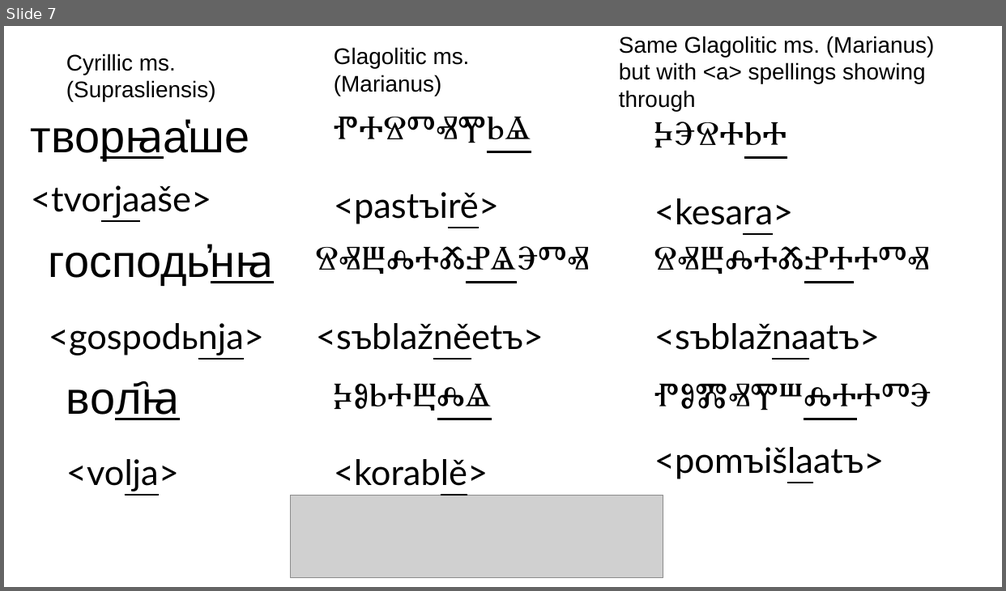
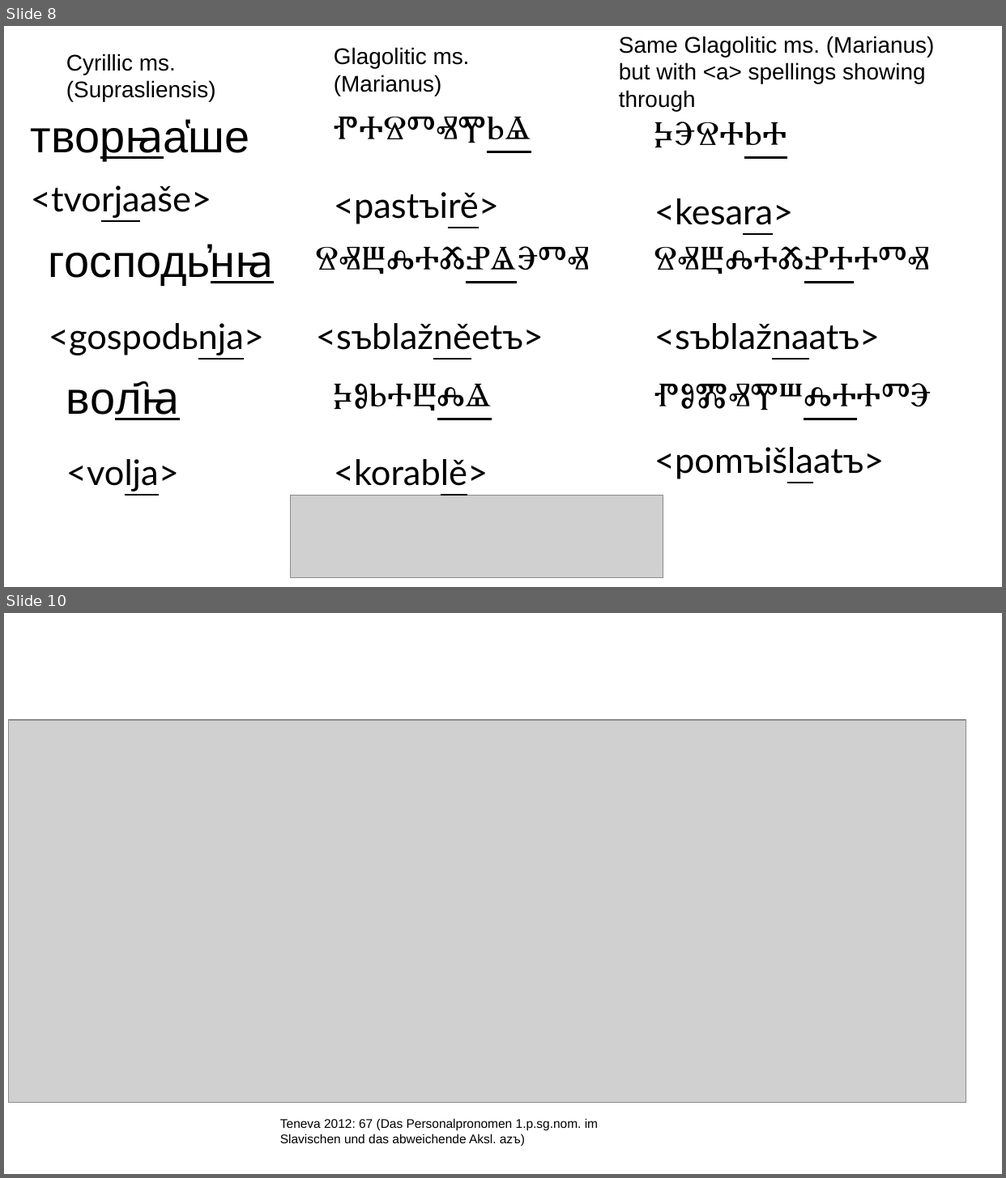
Before and after one commit to 12401453/torot_2023, a slide deck: presentation/thesis_workshop_slides.odp. Shown one above the other, each under a label of ours: slide 7 before the commit, slides 8 and 10 after it; the slides between them are not shown. The pictures are 1006x591 and 1006x1178 pixels, drawn with LibreOffice and Linux fonts; fonts in the diff are those of the drawing; grey boxes stand for pictures. Boxes give left, top, right and bottom in pixels: in the first picture for what was removed or moved away, otherwise in the second. Text is boxed around its words. In the diff, an @@ line names an element or a change of style, - is before the commit and + after.

```diff
--- a/presentation/thesis_workshop_slides.odp
+++ b/presentation/thesis_workshop_slides.odp
@@ slide 10 added at [4, 613, 1002, 1174], background #FFFFFF @@
@@ picture added at [9, 720, 966, 1103] @@
@@ text added at [280, 1118, 598, 1147], 10 pt, text #000000 @@
+Teneva 2012: 67 (Das Personalpronomen 1.p.sg.nom. im Slavischen und das abweichende Aksl. azъ)
@@ what was slide 7 is now slide 8 @@
```
Also in this commit, not shown: 1 slide changed, 11 other slides added, 2 slides removed, 5 other files.
